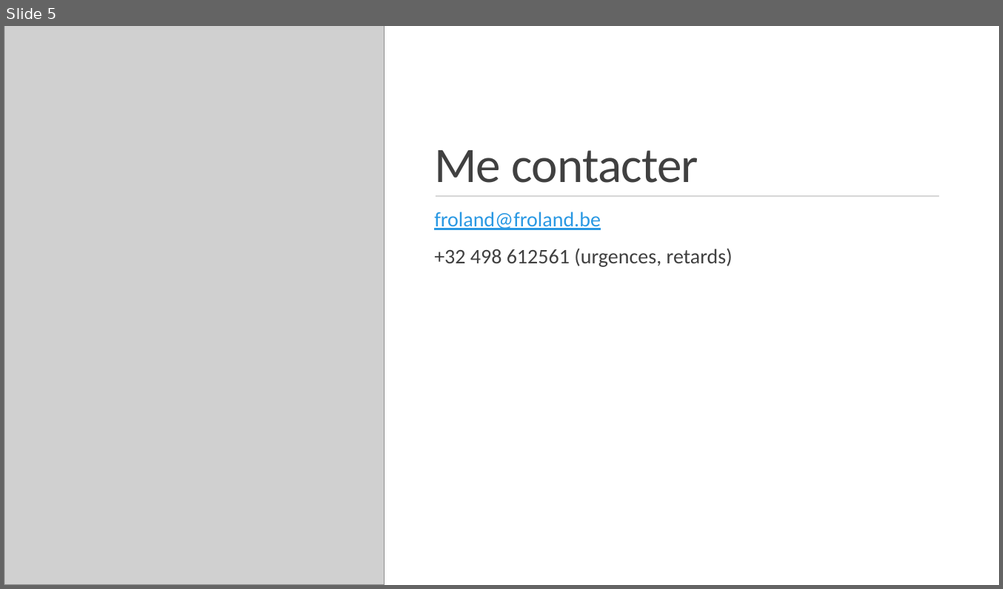
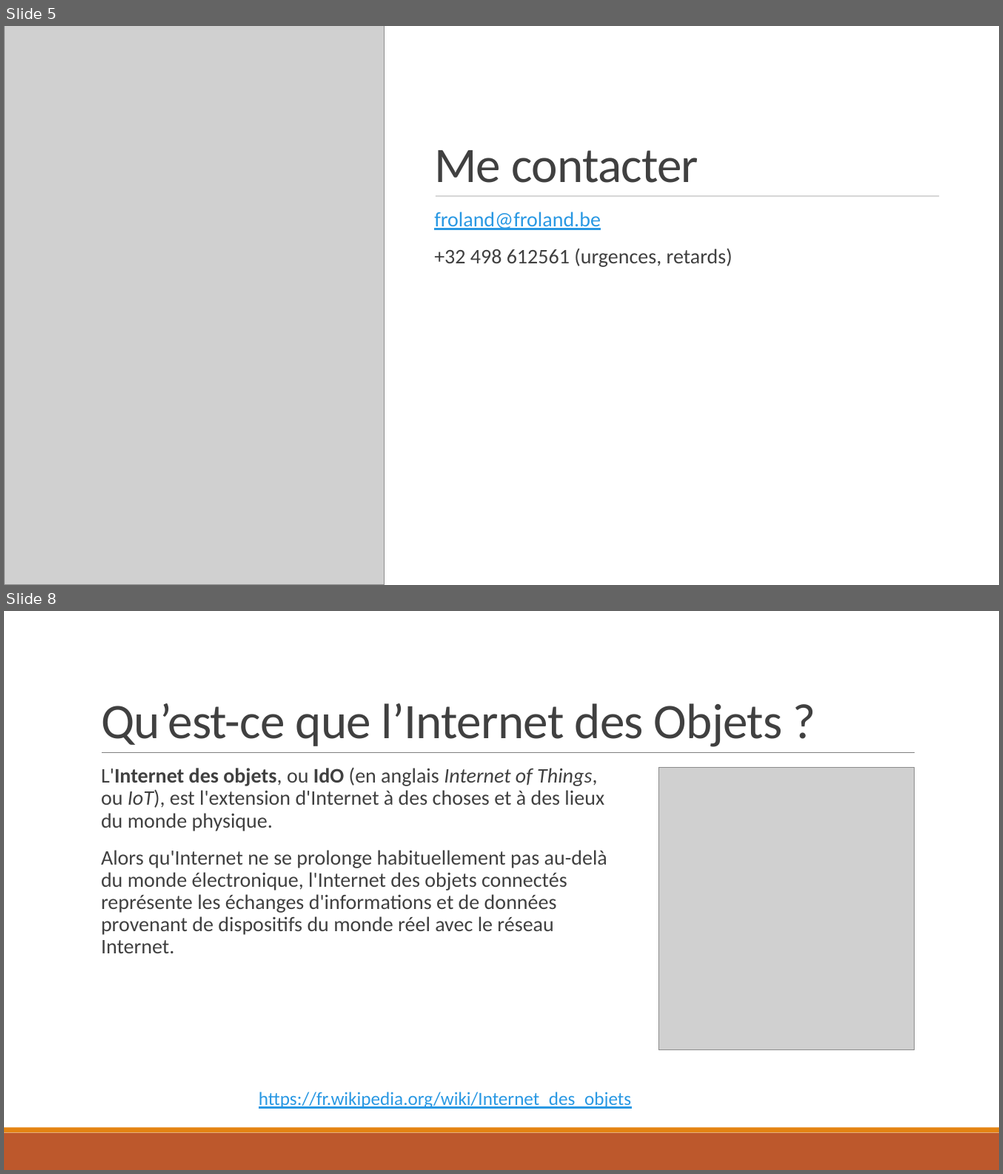
Before and after one commit to froland/cursus-iot-3days, a slide deck: Objets connectés.pptx. Shown one above the other, each under a label of ours: slide 5 before the commit, slides 5 and 8 after it; the slides between them are not shown. The pictures are 1003x589 and 1003x1174 pixels, drawn with LibreOffice and Linux fonts; fonts in the diff are those of the drawing; grey boxes stand for pictures. Boxes give left, top, right and bottom in pixels: in the first picture for what was removed or moved away, otherwise in the second. Text is boxed around its words. In the diff, an @@ line names an element or a change of style, - is before the commit and + after.

```diff
--- a/Objets connectés.pptx
+++ b/Objets connectés.pptx
@@ slide 8 added at (4,611,999,1170), background #FFFFFF; not listed: 2 template elements that a slide beside it also shows @@
@@ title added at (101,703,782,747), 48 pt, text #404040 @@
+Qu’est-ce que l’Internet des Objets ?
@@ line added from (102, 753) to (915, 753), #808080 0.5 pt @@
@@ text added at (101,767,607,954), 20 pt, text #404040 @@
+  L'Internet des objets, ou IdO (en anglais Internet of Things, ou IoT), est l'extension d'Internet à des choses et à des lieux du monde physique.
+  Alors qu'Internet ne se prolonge habituellement pas au-delà du monde électronique, l'Internet des objets connectés représente les échanges d'informations et de données provenant de dispositifs du monde réel avec le réseau Internet.
@@ picture added at (658,768,914,1051) @@
@@ text added at (259,1092,631,1109), 18 pt, text #2998E3, underline @@
+https://fr.wikipedia.org/wiki/Internet_des_objets
```
Also in this commit, not shown: 1 slide changed, 16 other slides added, 2 other files.
